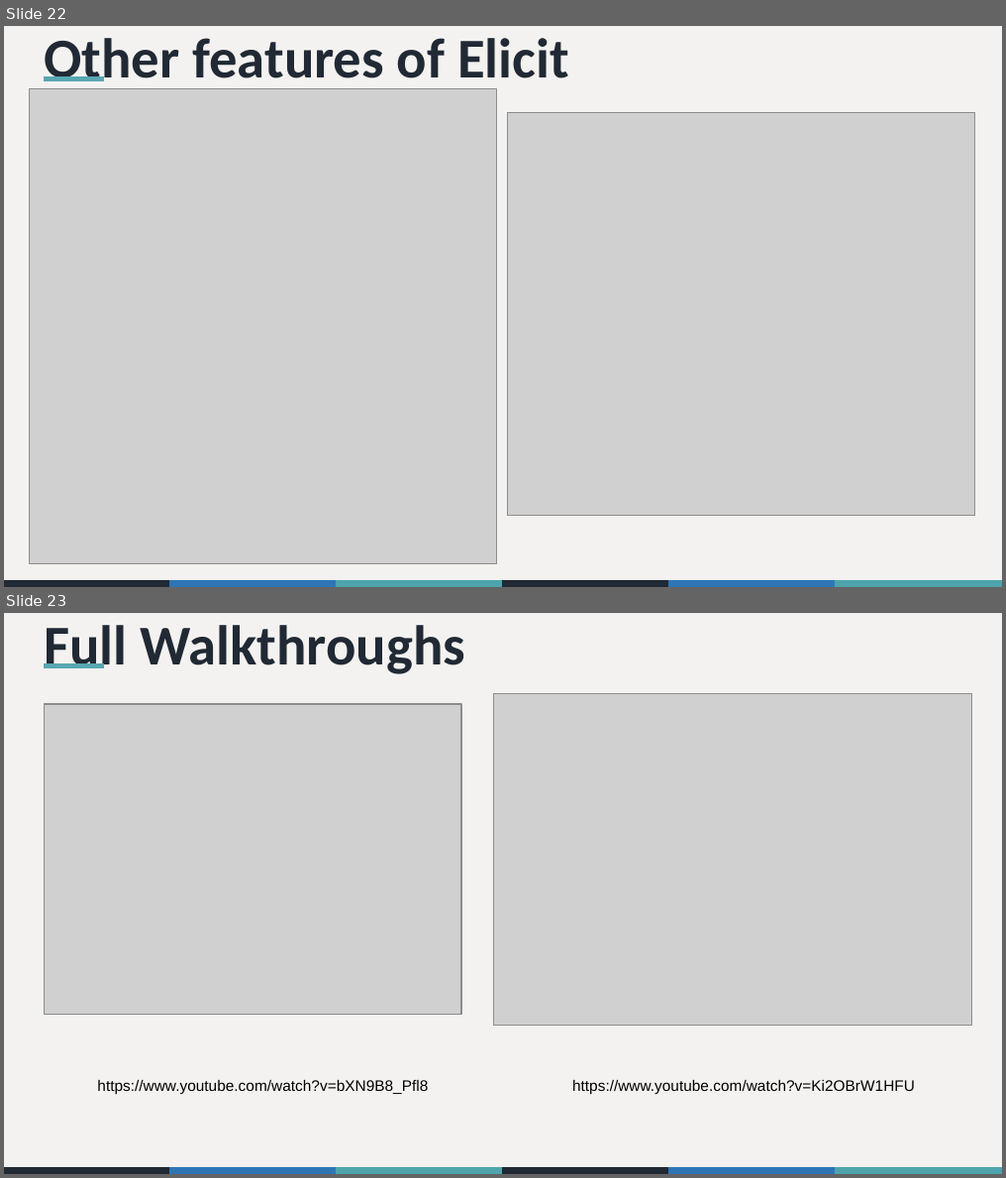
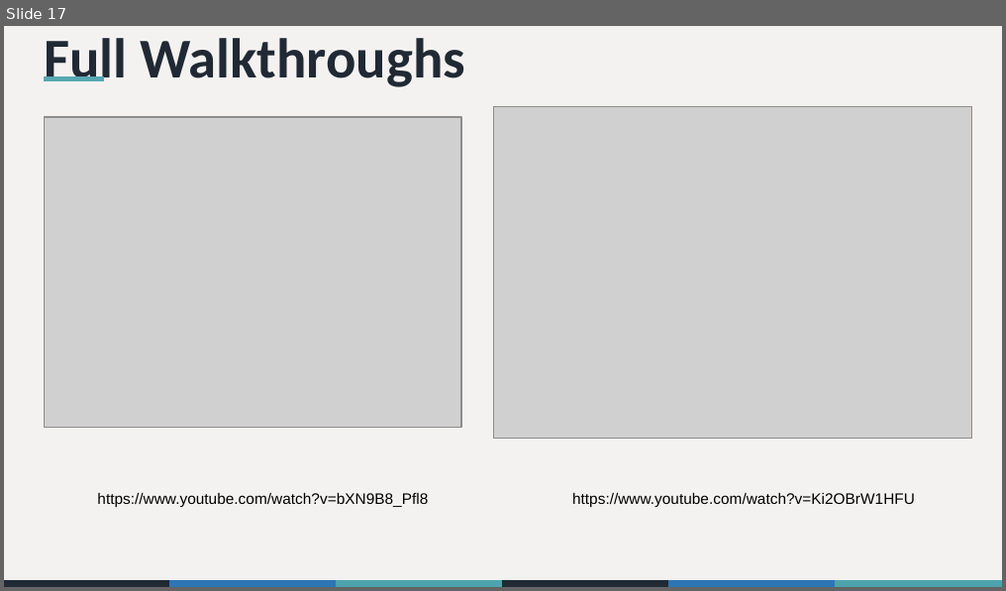
Before and after one commit to the-graph-courses/aiw_2026_t3_materials, a slide deck: week_03_workshop/aiw_workshop_03_slides.pptx. Shown one above the other, each under a label of ours: slides 22 and 23 before the commit, slide 17 after it. The pictures are 1006x1178 and 1006x591 pixels, drawn with LibreOffice and Linux fonts; fonts in the diff are those of the drawing; grey boxes stand for pictures. Boxes give left, top, right and bottom in pixels: in the first picture for what was removed or moved away, otherwise in the second. Text is boxed around its words. In the diff, an @@ line names an element or a change of style, - is before the commit and + after.

```diff
--- a/week_03_workshop/aiw_workshop_03_slides.pptx
+++ b/week_03_workshop/aiw_workshop_03_slides.pptx
@@ slide 22 removed at [4, 26, 1002, 587], background #F4F2F0; not listed: 6 template elements that a slide beside it also shows @@
@@ title removed at [44, 38, 569, 90] @@
-Other features of Elicit
@@ line removed from (43, 78) to (104, 78) @@
@@ picture removed at [30, 89, 497, 564] @@
@@ picture removed at [507, 112, 974, 516] @@
@@ what was slide 23 is now slide 17 @@
```
Also in this commit, not shown: 5 slides changed, 1 slide added, 6 other slides removed, 7 other files.
